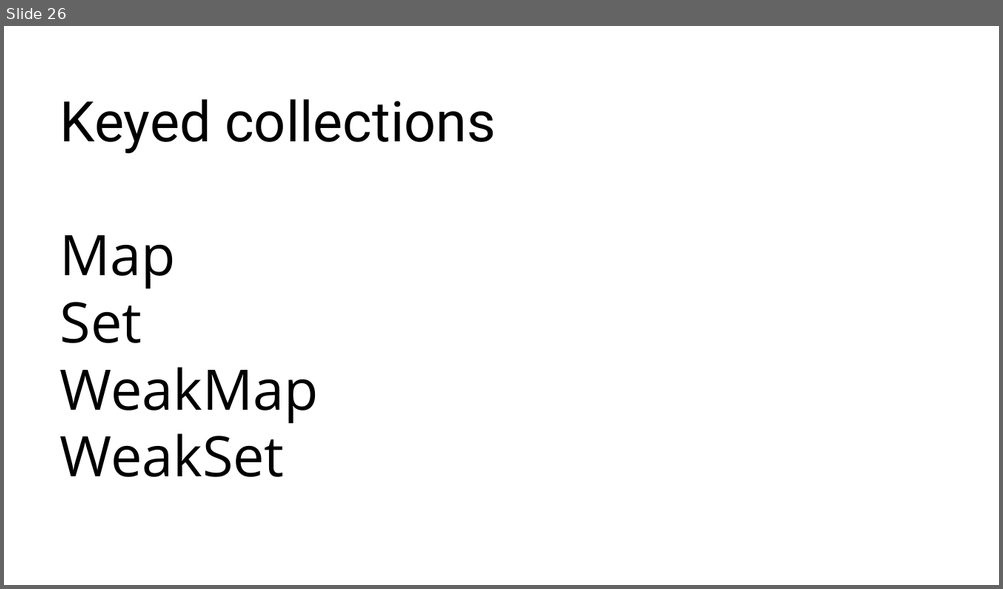
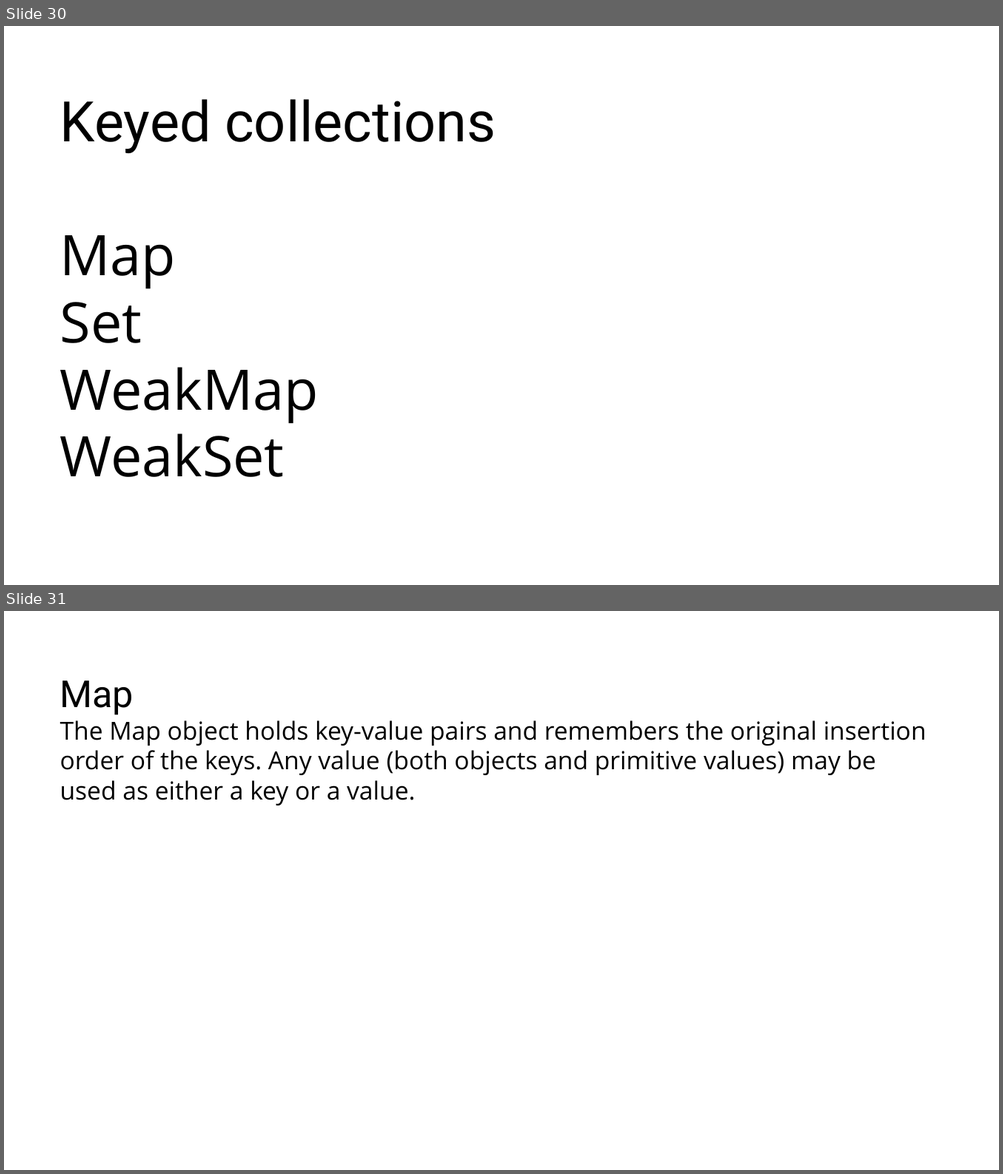
Before and after one commit to RostyslavSynenko/Lv-469.NodeJS, a slide deck: presentations/Built-in Collections.pptx. Shown one above the other, each under a label of ours: slide 26 before the commit, slides 30 and 31 after it. The pictures are 1003x589 and 1003x1174 pixels, drawn with LibreOffice and Linux fonts; fonts in the diff are those of the drawing; background and template pictures are left out. Boxes give left, top, right and bottom in pixels: in the first picture for what was removed or moved away, otherwise in the second. Text is boxed around its words. In the diff, an @@ line names an element or a change of style, - is before the commit and + after.

```diff
--- a/presentations/Built-in Collections.pptx
+++ b/presentations/Built-in Collections.pptx
@@ slide 31 added at [4,611,999,1170], background #FFFFFF @@
@@ title added at [60,681,926,806], 24 pt, text #000000 @@
+Map
+The Map object holds key-value pairs and remembers the original insertion order of the keys. Any value (both objects and primitive values) may be used as either a key or a value.
@@ what was slide 26 is now slide 30 @@
```
Also in this commit, not shown: 4 slides changed, 13 other slides added, 1 slide removed.
